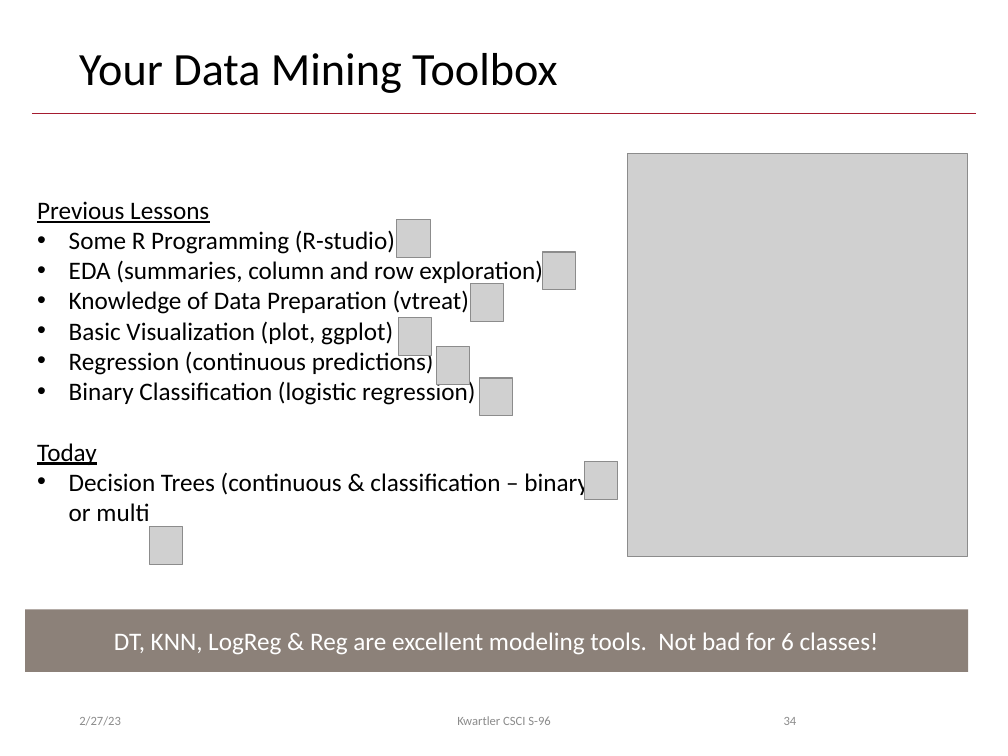
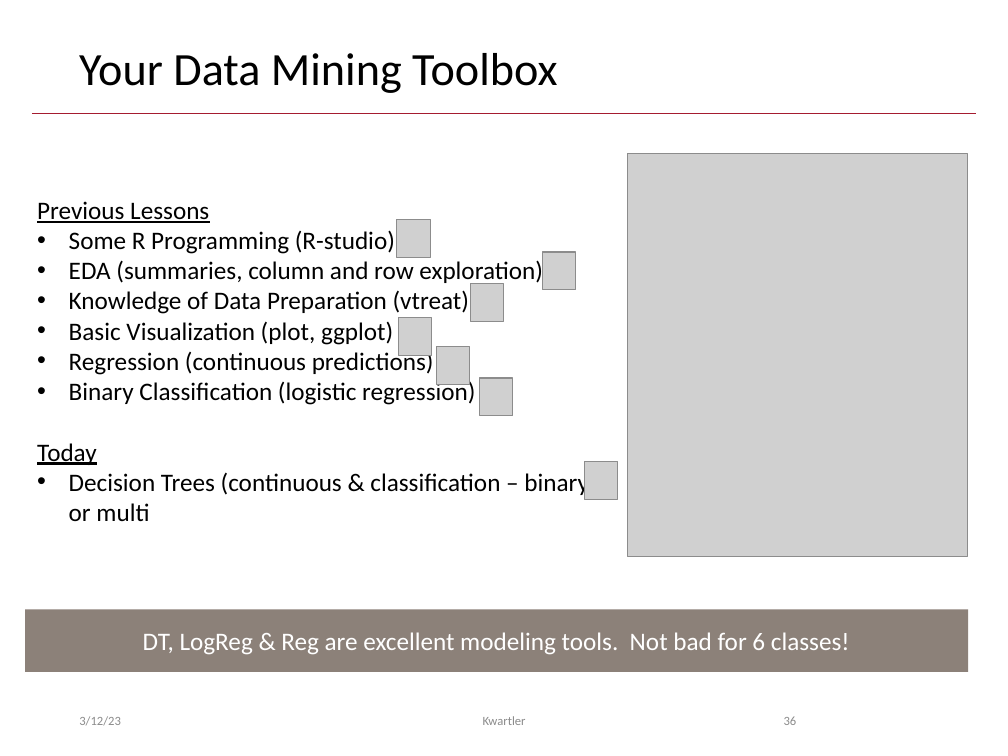
Before and after one commit to kwartler/Hult_Visualizing-Analyzing-Data-with-R, a slide deck: slide 36 of DD1/F_Mar13/A_Decision Trees.pptx (slide 34 before the commit). Drawn at 1008x756 pixels with LibreOffice and Linux fonts; fonts in the diff are those of the drawing; grey boxes stand for pictures. Boxes give left, top, right and bottom in pixels: in the first picture for what was removed or moved away, otherwise in the second. Text is boxed around its words. In the diff, an @@ line names an element or a change of style, - is before the commit and + after.

```diff
--- a/DD1/F_Mar13/A_Decision Trees.pptx
+++ b/DD1/F_Mar13/A_Decision Trees.pptx
@@ picture removed at [149,526,182,564] @@
@@ text in rectangle at [143,632,850,655]: text changed @@
-DT, KNN, LogReg & Reg are excellent modeling tools. Not bad for 6 classes!
+DT, LogReg & Reg are excellent modeling tools. Not bad for 6 classes!
@@ text at [79,716,121,726]: text changed @@
-2/27/23
+3/12/23
@@ text at [483,716,526,725]: text changed @@
-Kwartler CSCI S-96
+Kwartler
@@ page number at [784,716,797,725]: text changed @@
-34
+36
```
Also in this commit, not shown: 33 other slides changed, 2 slides added.
